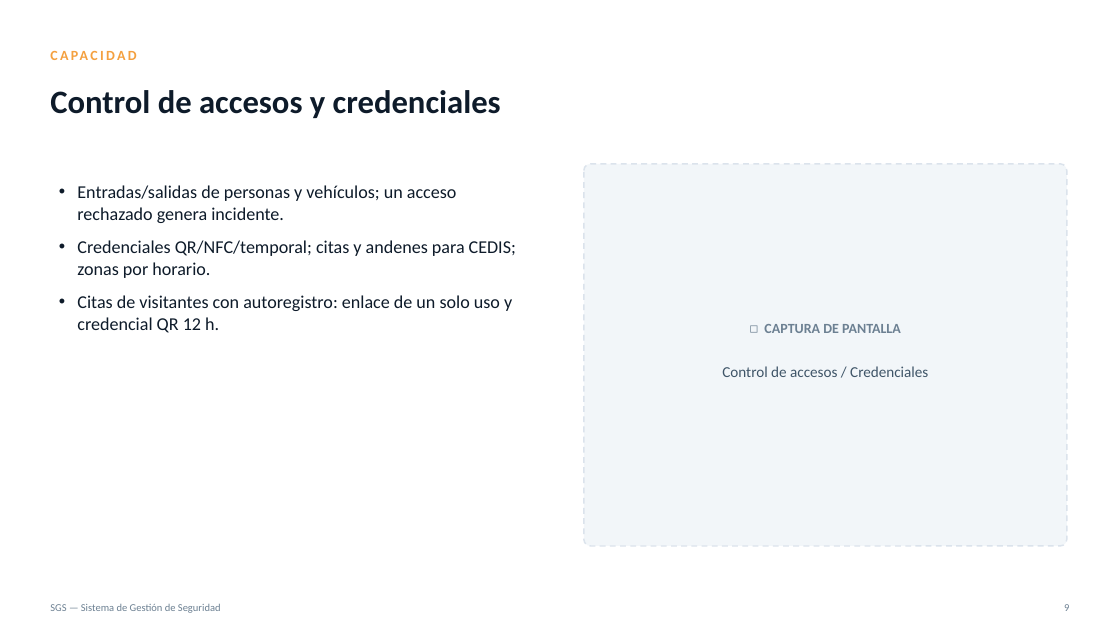
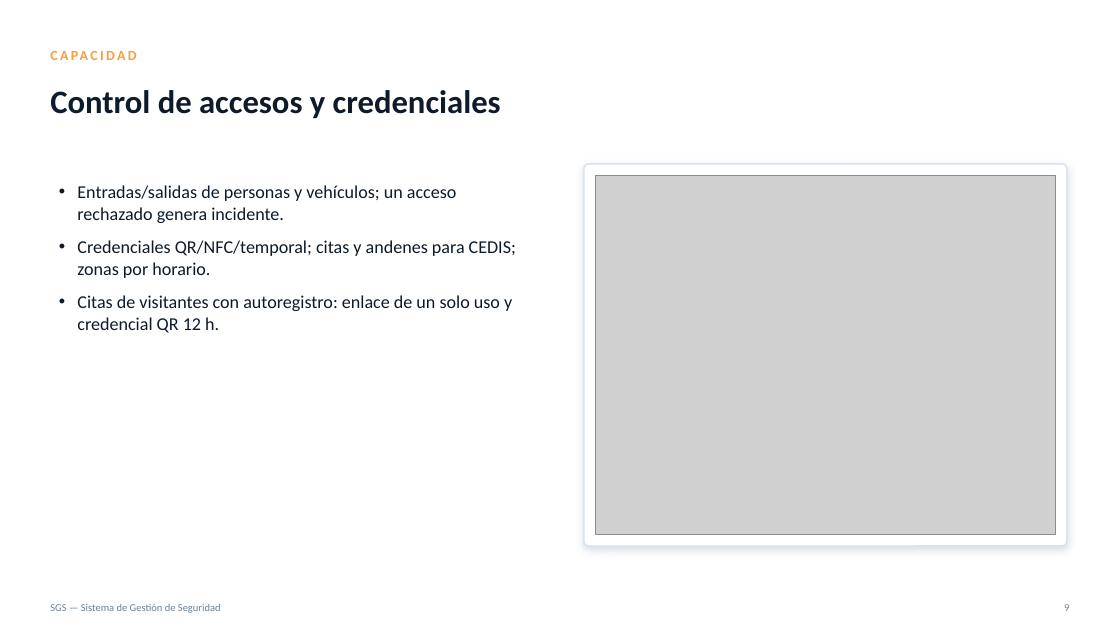
Before and after one commit to jorgeronc/SGS, a slide deck: slide 9 of docs/venta/SGS-Presentacion.pptx. Drawn at 1120x630 pixels with LibreOffice and Linux fonts; fonts in the diff are those of the drawing; grey boxes stand for pictures. Boxes give left, top, right and bottom in pixels: in the first picture for what was removed or moved away, otherwise in the second. Text is boxed around its words. In the diff, an @@ line names an element or a change of style, - is before the commit and + after.

```diff
--- a/docs/venta/SGS-Presentacion.pptx
+++ b/docs/venta/SGS-Presentacion.pptx
@@ rounded rectangle at (x1=584, y1=164, x2=1067, y2=546): fill #F2F6F9 to #FFFFFF; outline #DBE3EC 1.25 pt dashed to #DBE3EC 1.25 pt; shadow on; proportions changed @@
@@ picture added at (x1=596, y1=176, x2=1055, y2=534) @@
@@ text removed at (x1=764, y1=324, x2=901, y2=333) @@
-◻ CAPTURA DE PANTALLA
@@ text removed at (x1=722, y1=366, x2=928, y2=377) @@
-Control de accesos / Credenciales
```
Also in this commit, not shown: 4 other slides changed, 6 other files.
